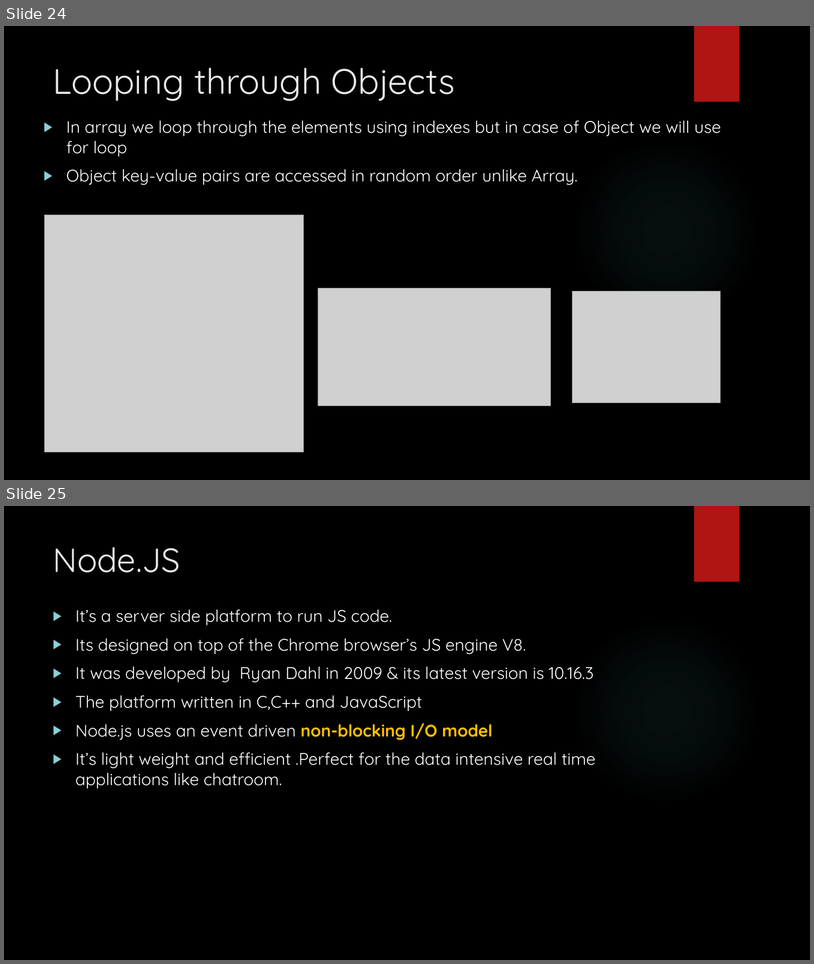
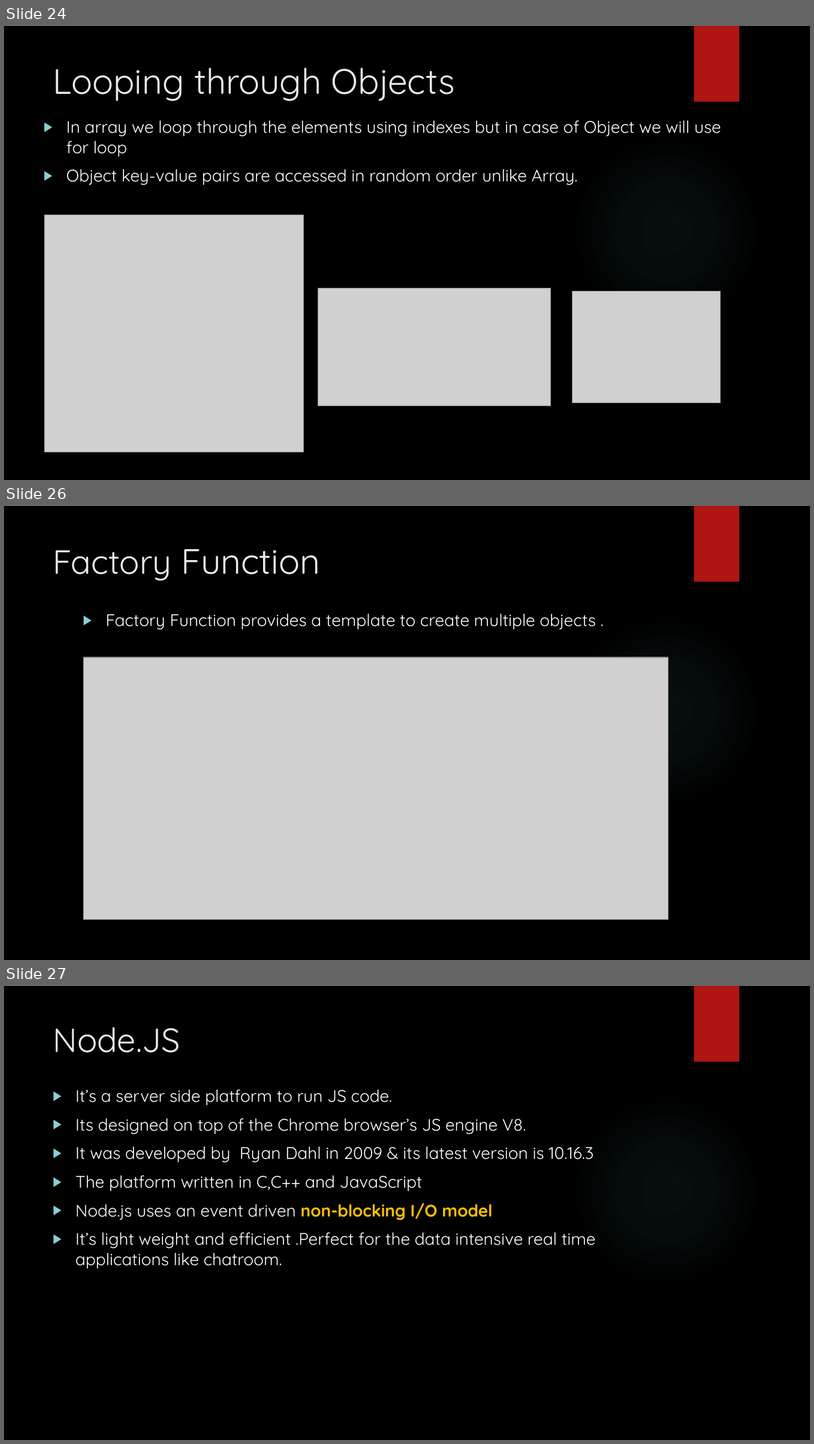
Before and after one commit to git-chinmay/my-JavaScript, a slide deck: JAVASCRPT.pptx. Shown one above the other, each under a label of ours: slides 24 and 25 before the commit, slides 24, 26 and 27 after it; the slides between them are not shown. The pictures are 814x964 and 814x1444 pixels, drawn with LibreOffice and Linux fonts; fonts in the diff are those of the drawing; grey boxes stand for pictures; background and template pictures are left out. Boxes give left, top, right and bottom in pixels: in the first picture for what was removed or moved away, otherwise in the second. Text is boxed around its words. In the diff, an @@ line names an element or a change of style, - is before the commit and + after.

Commit message:
Advance object added
Factory function and this keyword added.

```diff
--- a/JAVASCRPT.pptx
+++ b/JAVASCRPT.pptx
@@ slide 26 added at (x1=4, y1=506, x2=810, y2=960), background picture (left out); not listed: 2 template elements that a slide beside it also shows @@
@@ title added at (x1=53, y1=549, x2=321, y2=581), 42 pt, text #EBEBEB @@
+Factory Function
@@ text added at (x1=106, y1=613, x2=596, y2=630), 20 pt, text #FFFFFF @@
+▶ Factory Function provides a template to create multiple objects .
@@ picture added at (x1=83, y1=657, x2=669, y2=919) @@
@@ what was slide 25 is now slide 27 @@
```
Also in this commit, not shown: 2 slides changed, 1 other slide added, 1 other file.
